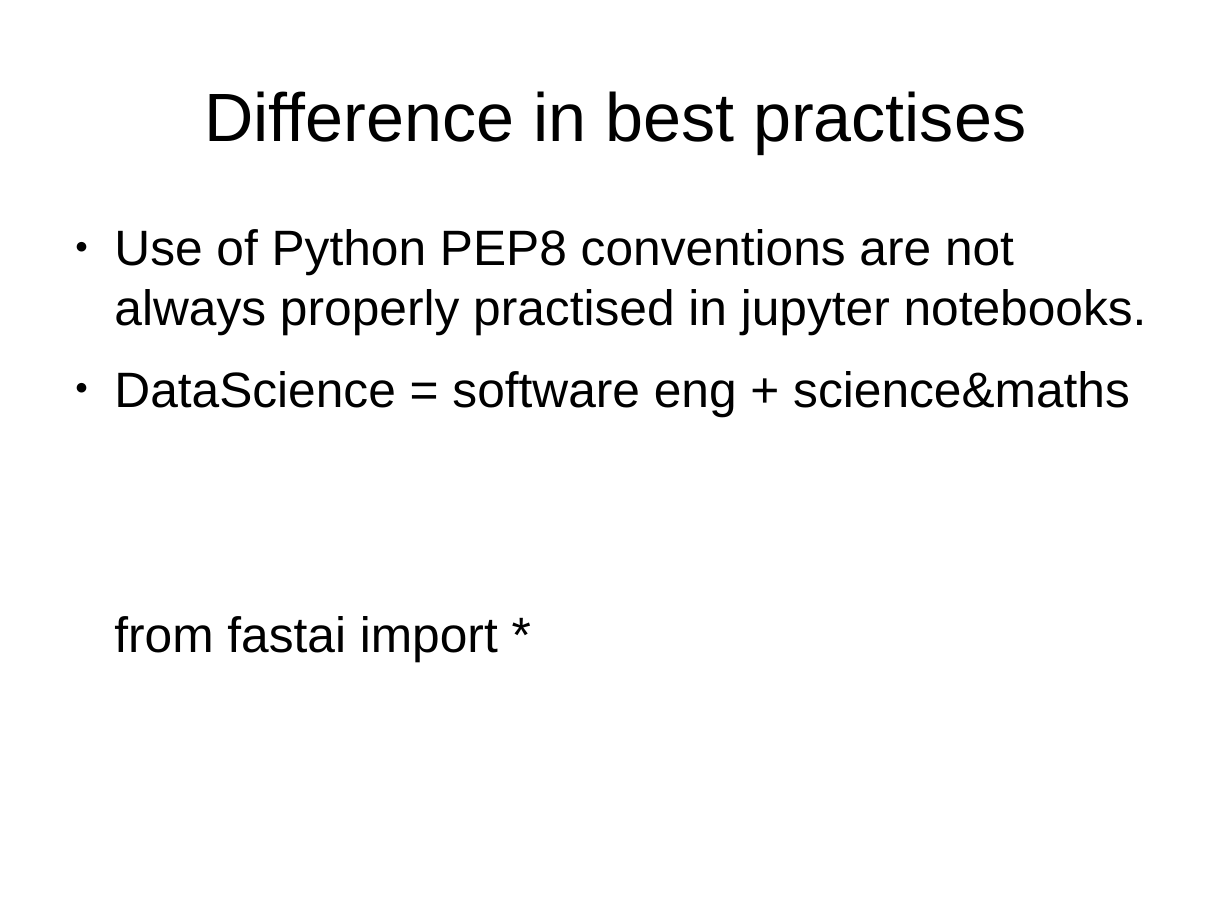
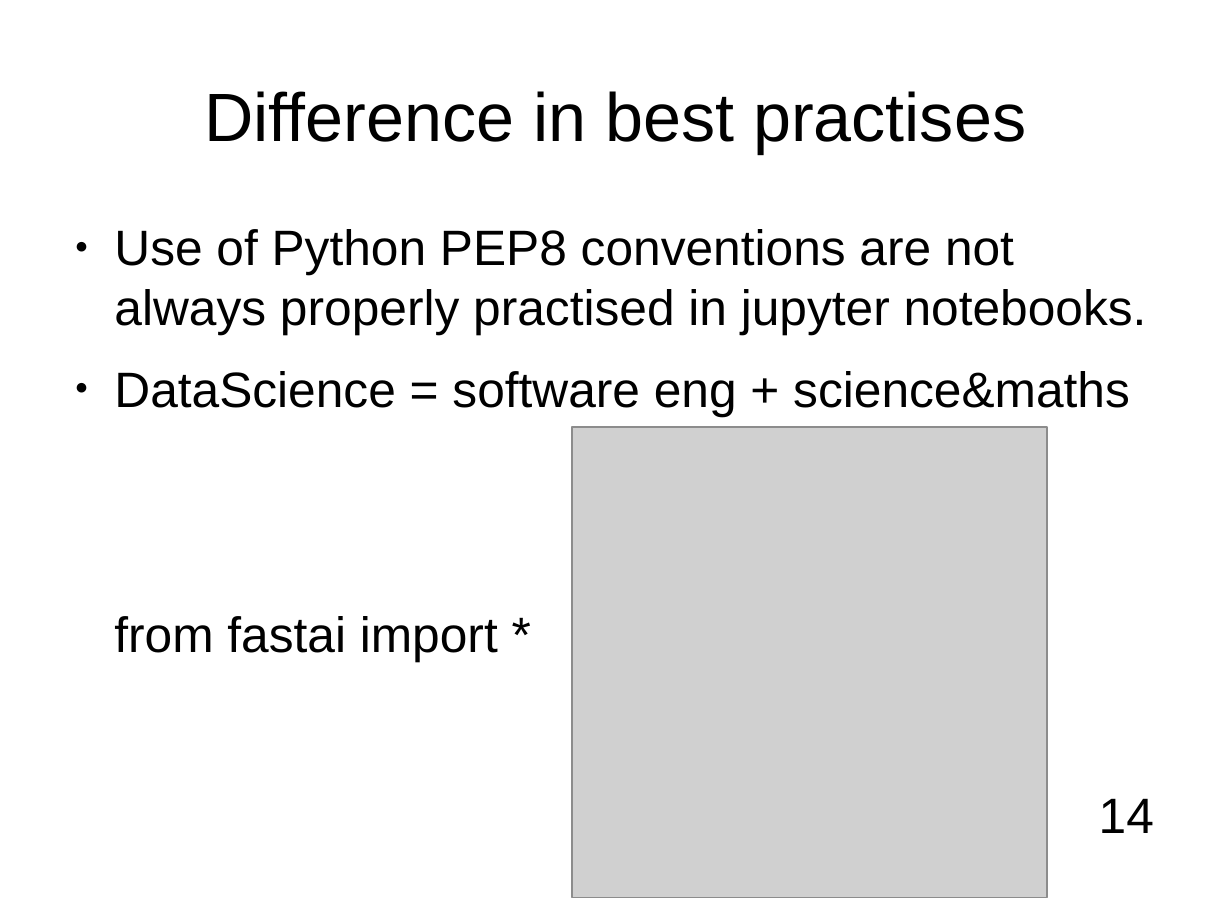
Before and after one commit to kurianbenoy/Talks, a slide deck: slide 14 of Pycon India/Talks.odp. Drawn at 1232x924 pixels with LibreOffice and Linux fonts; fonts in the diff are those of the drawing; grey boxes stand for pictures; background and template pictures are left out. Boxes give left, top, right and bottom in pixels: in the first picture for what was removed or moved away, otherwise in the second. Text is boxed around its words. In the diff, an @@ line names an element or a change of style, - is before the commit and + after.

```diff
--- a/Pycon India/Talks.odp
+++ b/Pycon India/Talks.odp
@@ picture added at box(572, 427, 1048, 898) @@
@@ text added at box(1099, 798, 1154, 833), 32 pt, text #000000 @@
+14
```
Also in this commit, not shown: 34 other slides changed, 1 slide added, 1 slide removed, 7 other files.
